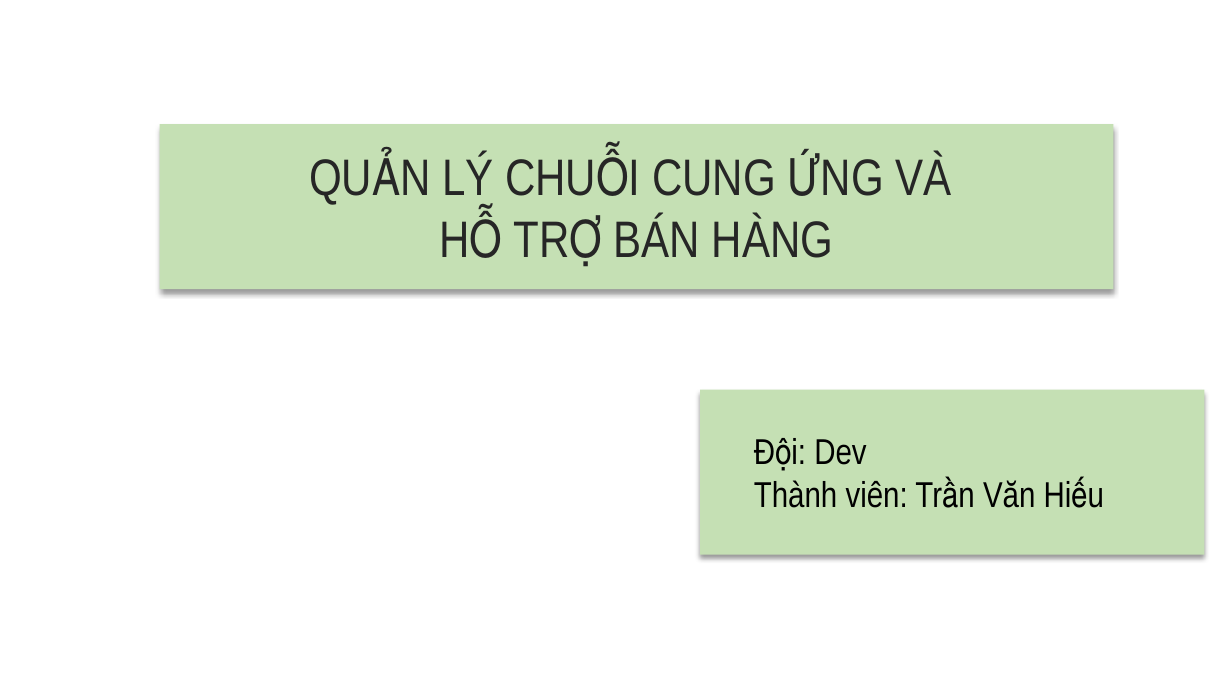
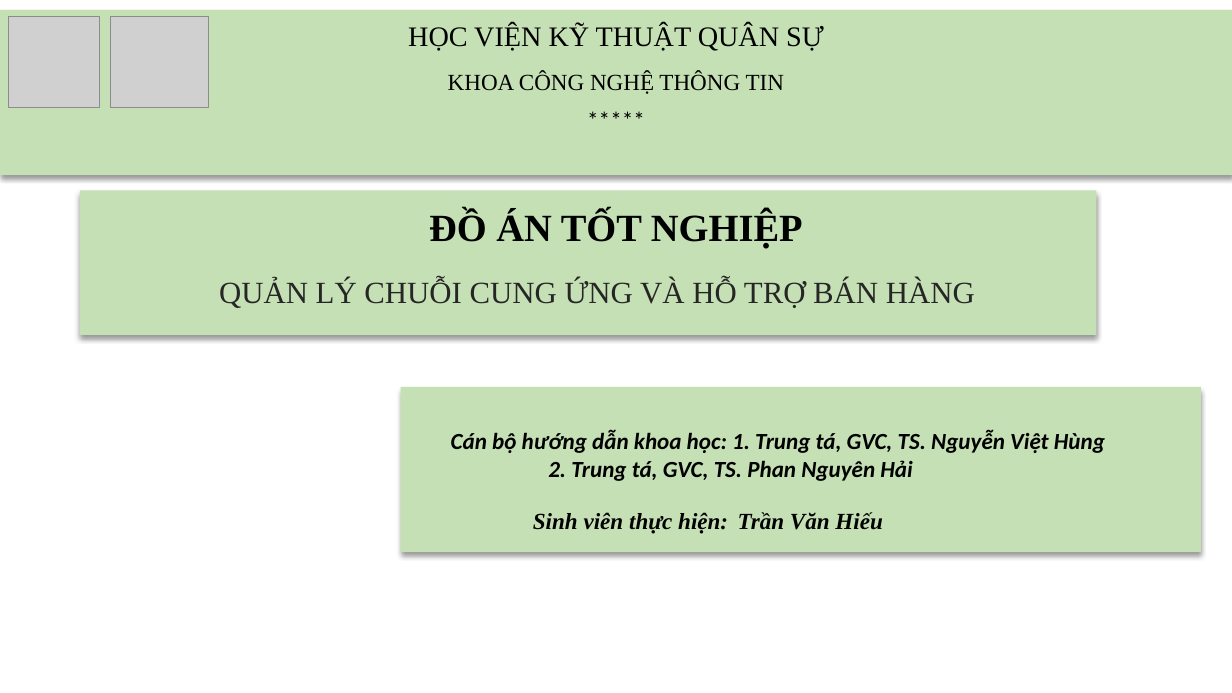
Before and after one commit to hieutran1997/delivery, a slide deck: slide 1 of documents/SlideReport.pptx. Drawn at 1232x693 pixels with LibreOffice and Linux fonts; fonts in the diff are those of the drawing; grey boxes stand for pictures; background and template pictures are left out. Boxes give left, top, right and bottom in pixels: in the first picture for what was removed or moved away, otherwise in the second. Text is boxed around its words. In the diff, an @@ line names an element or a change of style, - is before the commit and + after.

Commit message:
123

```diff
--- a/documents/SlideReport.pptx
+++ b/documents/SlideReport.pptx
@@ chevron added at (0, 10, 1232, 176), fill #C5E0B4 @@
@@ picture added at (8, 17, 100, 108) @@
@@ picture added at (110, 17, 209, 108) @@
@@ text added at (408, 24, 824, 51), 22 pt, text #000000 @@
+HỌC VIỆN KỸ THUẬT QUÂN SỰ
@@ text added at (448, 72, 784, 94), 18 pt, text #000000 @@
+KHOA CÔNG NGHỆ THÔNG TIN
@@ text added at (0, 101, 1232, 138), 18 pt, text #000000 @@
+*****
@@ chevron: place and size @@
-chevron at (160, 124, 1114, 289)
+chevron at (80, 190, 1097, 335)
@@ text added at (429, 211, 803, 249), 30 pt, text #000000, bold @@
+ĐỒ ÁN TỐT NGHIỆP
@@ text at (219, 279, 975, 308): text changed; size 40 to 24 pt; font Arial Narrow to Times New Roman @@
-QUẢN LÝ CHUỖI CUNG ỨNG VÀ
-HỖ TRỢ BÁN HÀNG
+QUẢN LÝ CHUỖI CUNG ỨNG VÀ HỖ TRỢ BÁN HÀNG
@@ chevron: place and size @@
-chevron at (701, 390, 1205, 555)
+chevron at (401, 387, 1202, 553)
@@ text added at (451, 430, 1105, 481), 18 pt, text #000000, bold, italic @@
+Cán bộ hướng dẫn khoa học: 1. Trung tá, GVC, TS. Nguyễn Việt Hùng 2. Trung tá, GVC, TS. Phan Nguyên Hải
@@ text added at (533, 512, 728, 534), 18 pt, text #000000, bold, italic @@
+Sinh viên thực hiện:
@@ text at (738, 512, 882, 530): text changed; size 28 to 18 pt; font Arial Narrow to Times New Roman; bold on; italic on @@
-Đội: Dev
-Thành viên: Trần Văn Hiếu
+Trần Văn Hiếu
```
Also in this commit, not shown: 7 other slides changed, 5 slides added.
